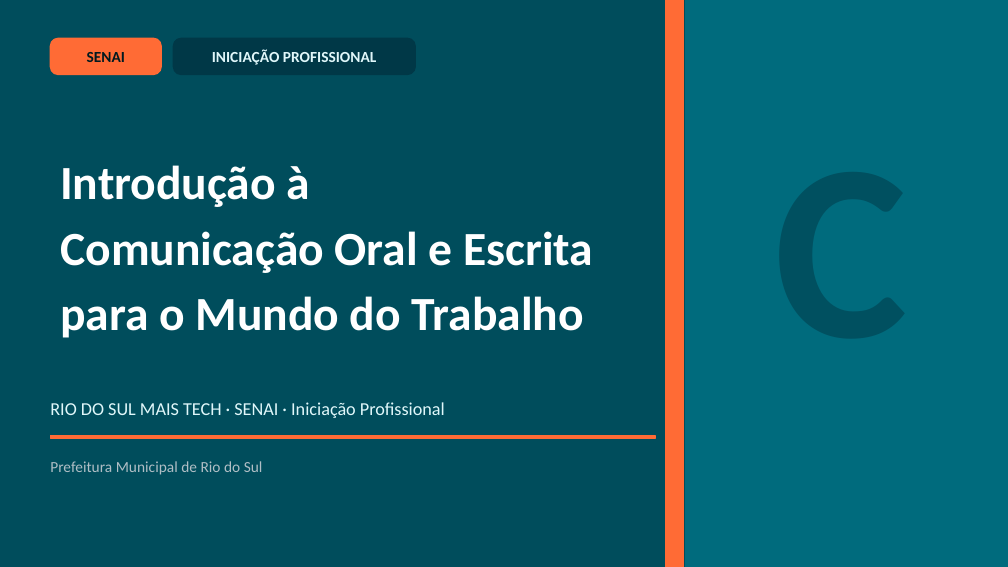
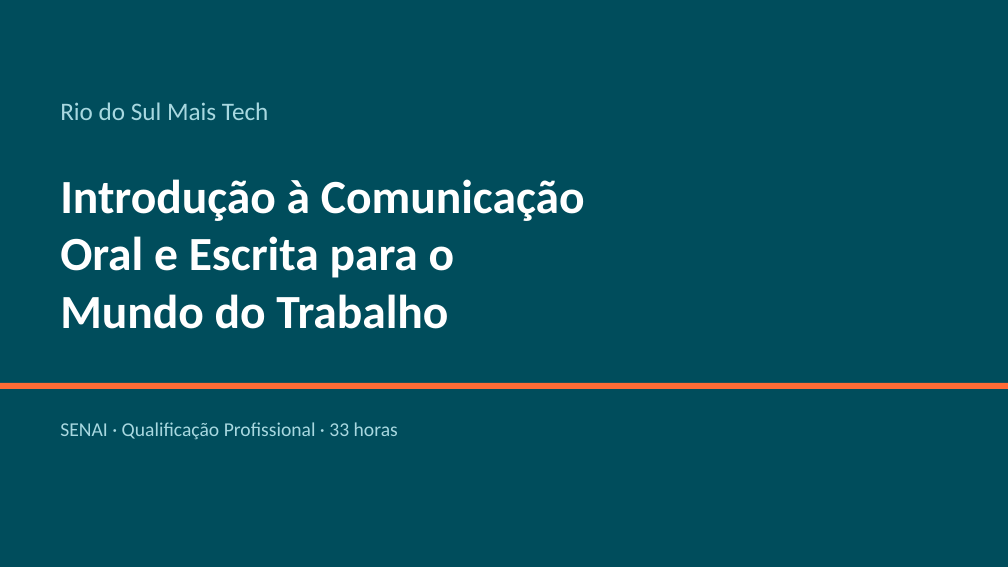
Before and after one commit to Gelvazio/professor-senai, a slide deck: slide 1 of sistema/FICHA-PRODUTO-MAIS-TECH/INTRODUCAO_COMUNICACAO_ORAL_ESCRITA/Slides_Introducao_Comunicacao_Oral_Escrita.pptx. Drawn at 1008x567 pixels with LibreOffice and Linux fonts; fonts in the diff are those of the drawing. Boxes give left, top, right and bottom in pixels: in the first picture for what was removed or moved away, otherwise in the second. Text is boxed around its words. In the diff, an @@ line names an element or a change of style, - is before the commit and + after.

Commit message:
feat(uc5): expandir slides com conteúdo completo da UC Comunicação Oral e Escrita

```diff
--- a/sistema/FICHA-PRODUTO-MAIS-TECH/INTRODUCAO_COMUNICACAO_ORAL_ESCRITA/Slides_Introducao_Comunicacao_Oral_Escrita.pptx
+++ b/sistema/FICHA-PRODUTO-MAIS-TECH/INTRODUCAO_COMUNICACAO_ORAL_ESCRITA/Slides_Introducao_Comunicacao_Oral_Escrita.pptx
@@ background #FFFFFF to #004D5C @@
@@ rectangle removed at [665, 0, 683, 566] @@
@@ rectangle removed at [685, 0, 1008, 566] @@
@@ rounded rectangle removed at [50, 38, 161, 75] @@
@@ text removed at [87, 52, 125, 62] @@
-SENAI
@@ rounded rectangle removed at [173, 38, 415, 75] @@
@@ text removed at [212, 49, 377, 65] @@
-INICIAÇÃO PROFISSIONAL
@@ text at [60, 102, 268, 120]: text changed; size 13 to 18 pt; text colour #E0F7FA to #A8D8E0 @@
-RIO DO SUL MAIS TECH · SENAI · Iniciação Profissional
+Rio do Sul Mais Tech
@@ text at [60, 179, 585, 329]: text changed @@
-Introdução à
-Comunicação Oral e Escrita
-para o Mundo do Trabalho
+Introdução à Comunicação
+Oral e Escrita para o
+Mundo do Trabalho
@@ rectangle: place and size @@
-rectangle at [0, 0, 1008, 566]
+rectangle at [0, 383, 1008, 389]
@@ rectangle at [0, 383, 1008, 389]: fill #004D5C to #FF6B35; outline #004D5C 1 pt to none @@
@@ rectangle removed at [50, 435, 655, 438] @@
@@ text added at [60, 422, 398, 440], 14 pt, text #A8D8E0 @@
+SENAI · Qualificação Profissional · 33 horas
@@ text removed at [50, 461, 263, 475] @@
-Prefeitura Municipal de Rio do Sul
```
Also in this commit, not shown: 5 other slides changed, 34 slides added, 10 slides removed, 1 other file.
